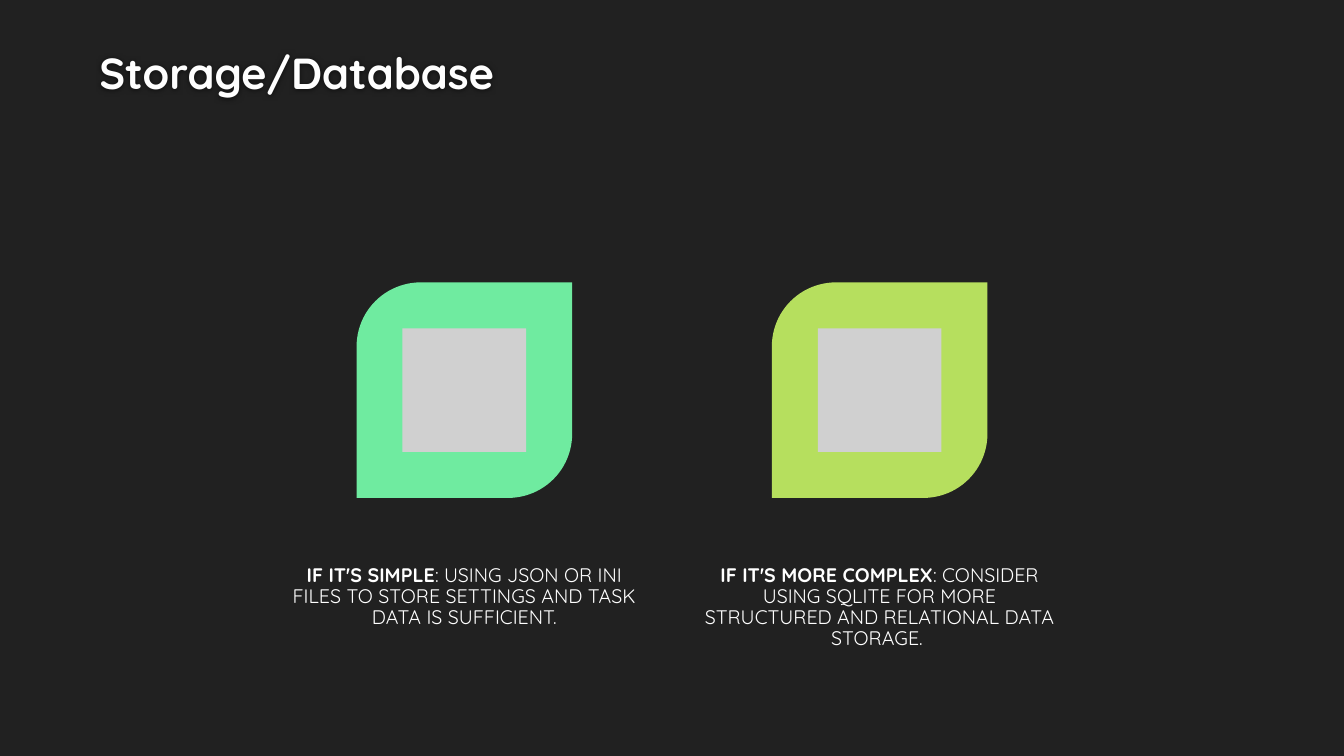
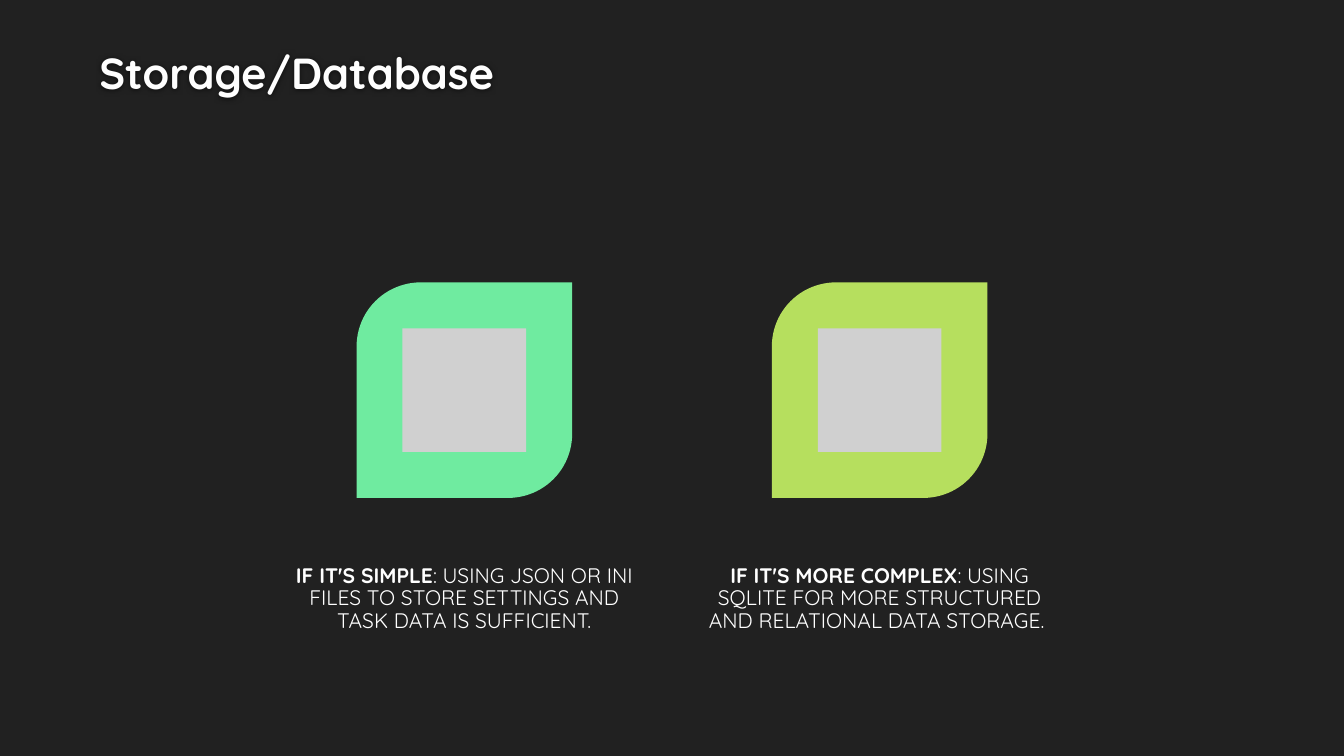
Before and after one commit to BadrGello/Task-Management-App, a slide deck: slide 3 of Documents/HCI Project Proposal.pptx. Drawn at 1344x756 pixels with LibreOffice and Linux fonts; fonts in the diff are those of the drawing; grey boxes stand for pictures; background and template pictures are left out. Boxes give left, top, right and bottom in pixels: in the first picture for what was removed or moved away, otherwise in the second. Text is boxed around its words. In the diff, an @@ line names an element or a change of style, - is before the commit and + after.

Commit message:
change the font and the study techniques

```diff
--- a/Documents/HCI Project Proposal.pptx
+++ b/Documents/HCI Project Proposal.pptx
@@ text "IF IT'S SIMPLE: USING JSON ..." at [296, 568, 633, 628]: size 14 to 15 pt @@
@@ text at [709, 568, 1044, 628]: text changed; size 14 to 15 pt @@
-IF IT'S MORE COMPLEX: CONSIDER USING SQLITE FOR MORE STRUCTURED AND RELATIONAL DATA STORAGE.
+IF IT'S MORE COMPLEX: USING SQLITE FOR MORE STRUCTURED AND RELATIONAL DATA STORAGE.
```
Also in this commit, not shown: 11 other slides changed.
